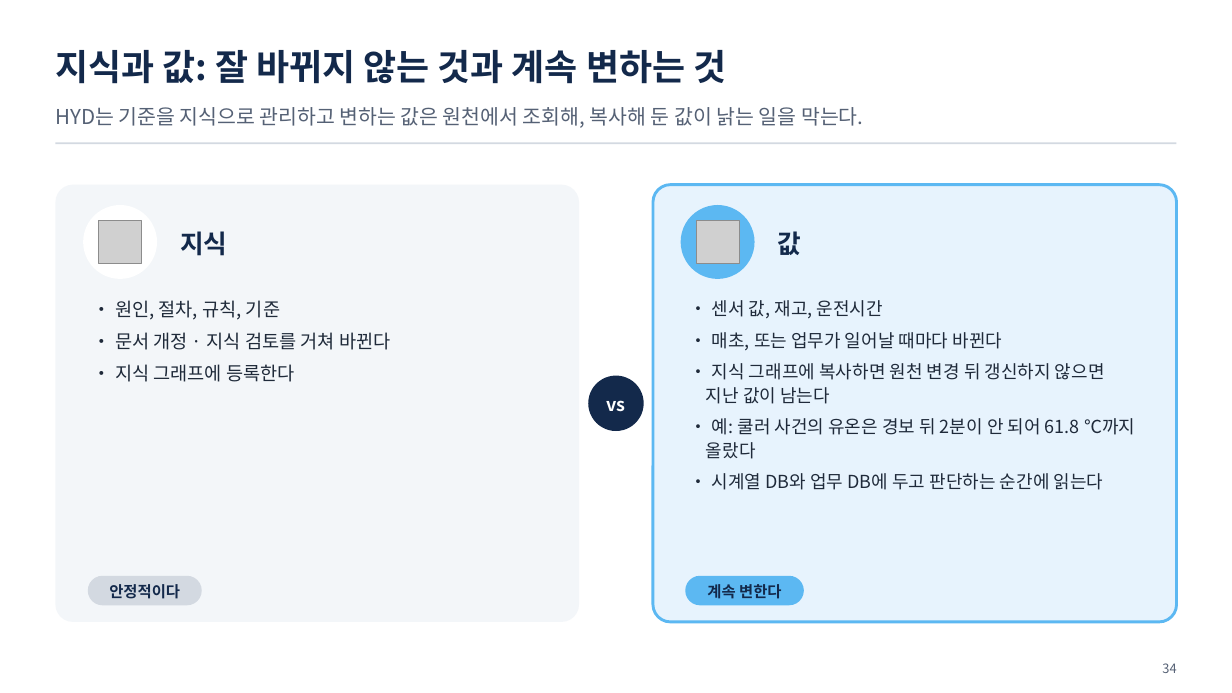
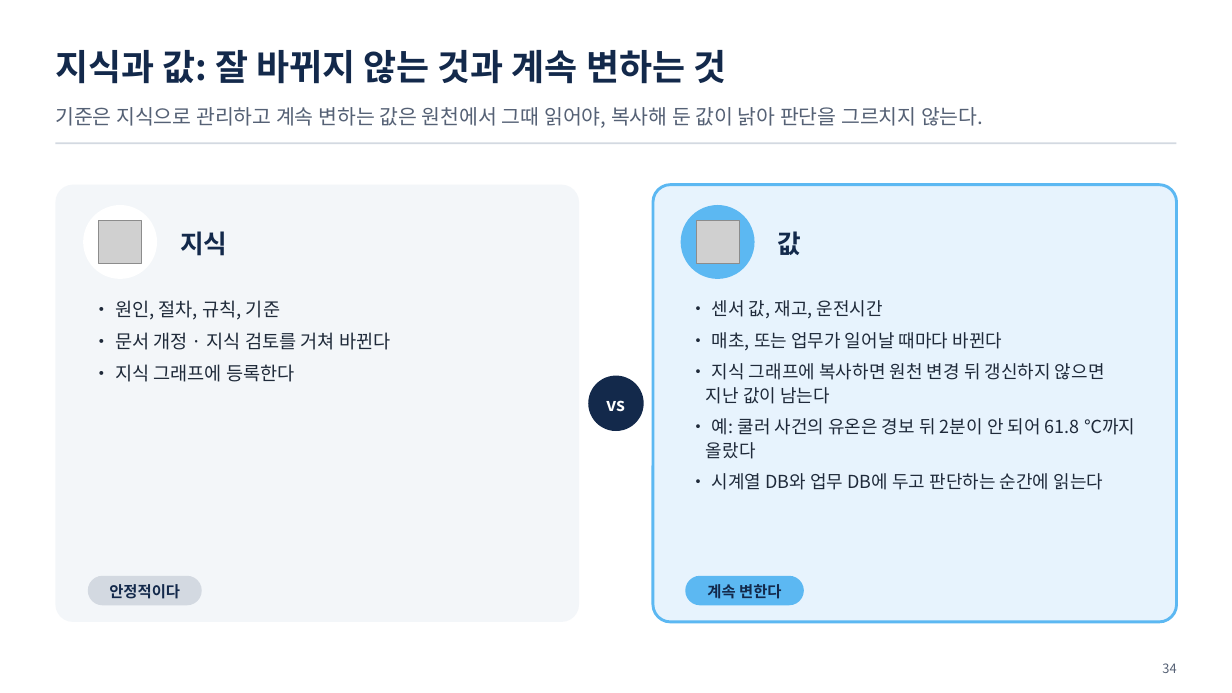
Before and after one commit to uengine-oss/hyd-iot-edu, a slide deck: slide 34 of 산출물/통합반/이론/04회차/통합반_04일차.pptx. Drawn at 1232x693 pixels with LibreOffice and Linux fonts; fonts in the diff are those of the drawing; grey boxes stand for pictures. Boxes give left, top, right and bottom in pixels: in the first picture for what was removed or moved away, otherwise in the second. Text is boxed around its words. In the diff, an @@ line names an element or a change of style, - is before the commit and + after.

```diff
--- a/산출물/통합반/이론/04회차/통합반_04일차.pptx
+++ b/산출물/통합반/이론/04회차/통합반_04일차.pptx
@@ text at box(55, 107, 983, 128): text changed @@
-HYD는 기준을 지식으로 관리하고 변하는 값은 원천에서 조회해, 복사해 둔 값이 낡는 일을 막는다.
+기준은 지식으로 관리하고 계속 변하는 값은 원천에서 그때 읽어야, 복사해 둔 값이 낡아 판단을 그르치지 않는다.
```
Also in this commit, not shown: 5 other slides changed, 4 other files.
